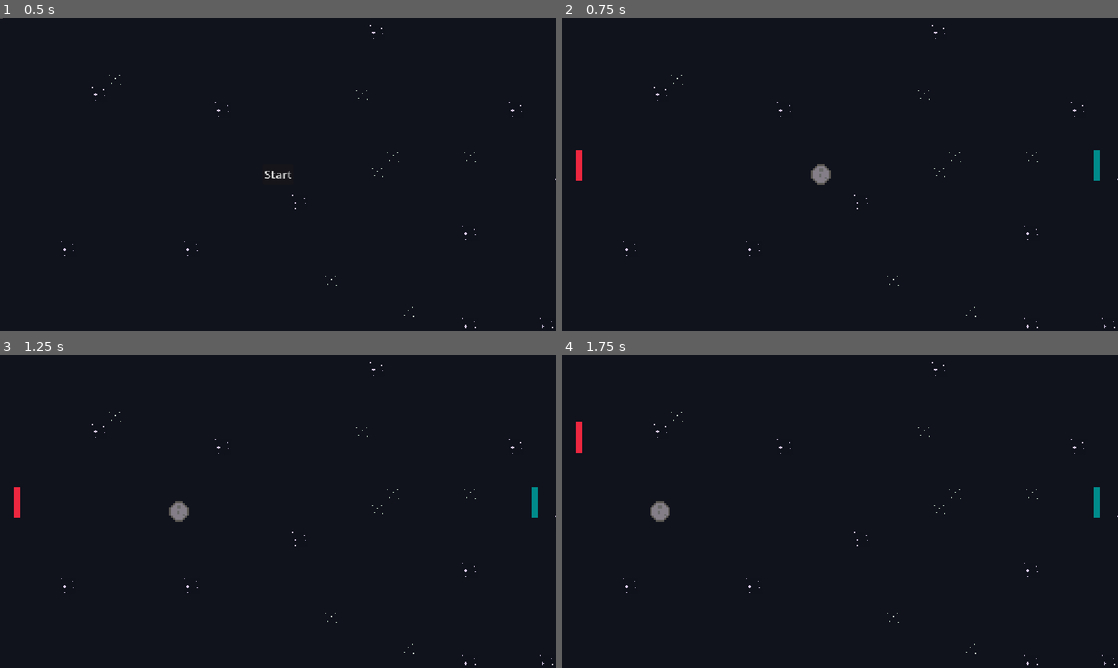
Above: before the commit, frames 1-4 (two rows, left to right).
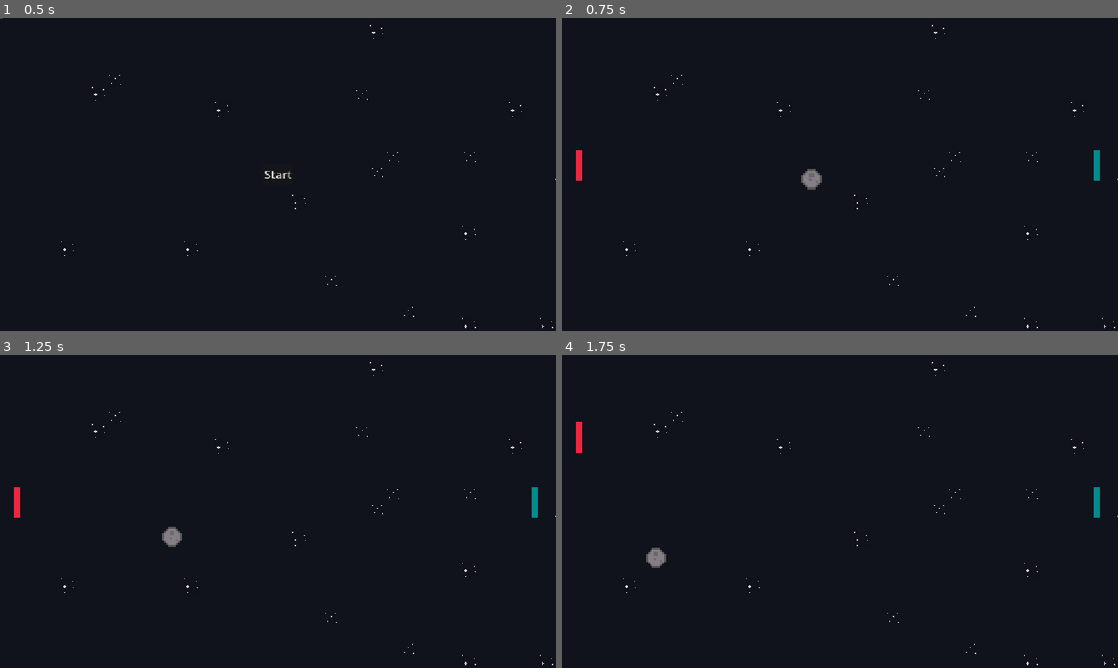
Above: after the commit, the same moments.

Repository: Shaedow2000/Pong-Godot
Game: Godot game, scene res://scenes/main.tscn
The game is run twice, just before and just after one commit, with the same random seed, the same clock (stepped at 60 frames per second) and the same inputs.
Inputs:
- Up to frame 1 (0.5 s): no input
- Up to frame 2 (0.75 s): click "Start" at 0.5 s
- Up to frame 3 (1.25 s): no input
- Up to frame 4 (1.75 s): hold W (move_up_a) from 1.28 s (still down)

Frame 1 is identical in both runs. In frame 2, 0.3% of the frame differs, in the area x 43-49%, y 46-55%; in frame 3, 0.4%; in frame 4, 0.4%, in the area x 15-20%, y 46-68%.

Commit message:
feat: change direction of movement for ball

Diff:
--- a/scripts/asteroid.gd
+++ b/scripts/asteroid.gd
@@ -1,24 +1,32 @@
 extends CharacterBody2D
 
 const SPEED = 10000.0
-var direction: int = 1
+var direction: Vector2
 
 @onready var game: Node = $"../"
 
 func _ready() -> void:
 	add_to_group("asteroid")
+	launch()
 
 func _physics_process(delta: float) -> void:
 	if not game.start:
 		return
 
-	velocity.x = SPEED * direction * delta
+	velocity = SPEED * direction * delta
 
 	move_and_slide()
 
 func _on_area_2d_body_entered(body: Node2D) -> void:
-	direction *= -1
+	direction.y *= -1
 
 func reverse_direction() -> void:
-	direction *= -1
-	print("hello")
+	direction.y *= -1
+
+func launch() -> void:
+	var angle = randf_range(-1.396263, 1.396263)
+	direction = Vector2.RIGHT.rotated(angle)
+	if randf() < 0.5:
+		direction *= -1
+
+	velocity = SPEED * direction
